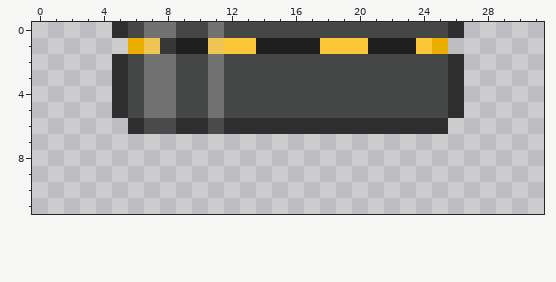
Two states of a pixel-art file, Assets/Custom assets/jam dispenser.ase. This is how it looked before the edit.
32x32 pixels, 1 frame. Shown: x 0..31, y 0..11.
Now the later version:
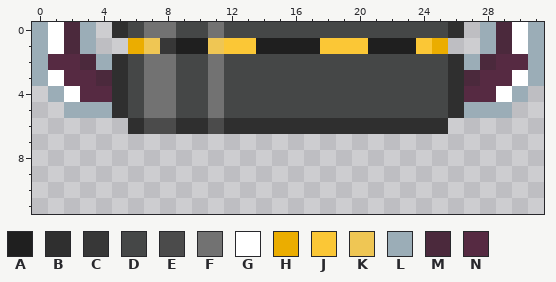
Palette (. is transparent): A #1f1f1f  B #2f2f2f  C #373737  D #454747  E #4b4b4b  F #727272  G #ffffff  H #ebad00  J #fbc736  K #efc654  L #9badb7  M #4b293c  N #562a42
Change:
layer "Layer 2" opacity 14% added
Layers "Layer 2", "Layer 1":
Colour G now appears in rows 0 to 1 at x 1 and 30; in row 3 at x 1 and 30; in row 4 at x 2 and 29.
Colour L now appears in rows 0 to 1 at x 0, 3, 28 and 31; in row 2 at x 0, 4, 27 and 31; in row 3 at x 0 and 31; in row 4 at x 1 and 30; in row 5 at x 2 to 4 and 27 to 29.
Colour M now appears in rows 0 to 1 at x 2 and 29; in row 2 at x 3 and 28; in row 3 at x 4 and 27.
Colour N now appears in row 2 at x 1 to 2 and 29 to 30; in row 3 at x 2 to 3 and 28 to 29; in row 4 at x 3 to 4 and 27 to 28.
